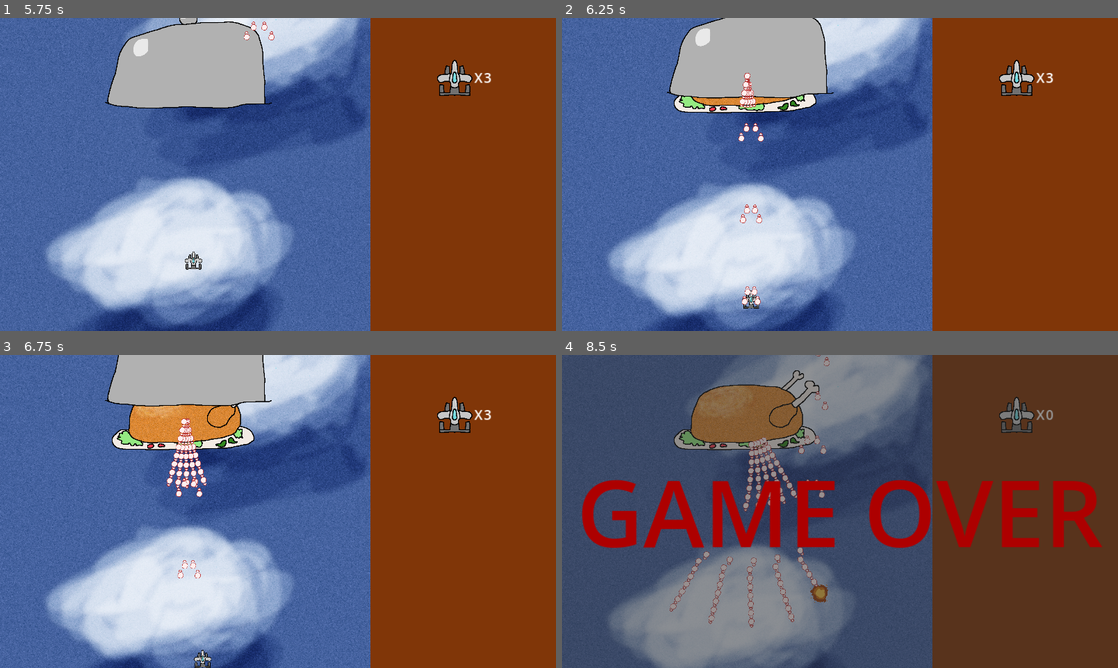
Above: before the commit, frames 1-4 (two rows, left to right).
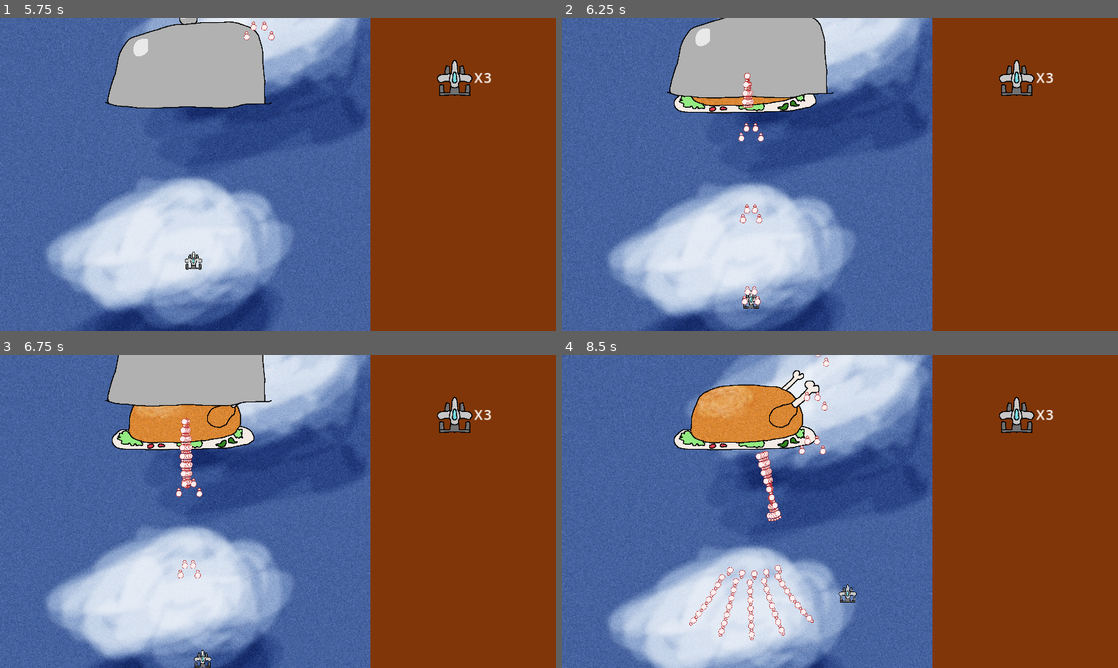
Above: after the commit, the same moments.

Repository: ConradBelaire/Shmup
Game: Godot game, scene res://Scenes/MainMenu.tscn
Two runs of this game, one before a commit and one after it. Both use one fixed random seed, a clock stepped at 60 frames per second and the inputs below.
Inputs:
- Up to frame 1 (5.75 s): click "Start" at 0.5 s; hold D (right) 1.28-2.03 s; hold J (fire) 1.28-2.03 s; hold S (down) 2.03-2.78 s; tap Shift (slow) at 2.1, 3.6, 5.1 s; hold D (right) 2.78-3.53 s; hold J (fire) 2.78-3.53 s; hold W (up) 3.53-4.28 s; hold J (fire) 4.28-5.03 s; hold A (left) from 4.28 s (still down)
- Up to frame 2 (6.25 s): release A (left) at 5.78 s; hold S (down) from 5.78 s (still down); hold J (fire) from 5.78 s (still down)
- Up to frame 3 (6.75 s): release S (down) at 6.53 s; release J (fire) at 6.53 s; hold D (right) from 6.53 s (still down); tap Shift (slow) at 6.6 s
- Up to frame 4 (8.5 s): release D (right) at 7.28 s; hold W (up) 7.28-8.03 s; hold J (fire) 7.28-8.03 s; hold D (right) from 8.03 s (still down); tap Shift (slow) at 8.1 s

Frame 1 is identical in both runs. In frame 2, 0.1% of the frame differs, in the area x 31-35%, y 20-29%; in frame 3, 0.6%; in frame 4, 99%, in the area x 0-100%, y 0-100%.

Commit message:
Invulnerability after player death

Diff:
--- a/Scenes/Player.tscn
+++ b/Scenes/Player.tscn
@@ -1,9 +1,10 @@
-[gd_scene load_steps=7 format=3 uid="uid://dkn07ulx62gun"]
+[gd_scene load_steps=8 format=3 uid="uid://dkn07ulx62gun"]
 
 [ext_resource type="Script" path="res://Scripts/Player.gd" id="1_wb7v0"]
 [ext_resource type="PackedScene" uid="uid://tk7ndt3suu4m" path="res://Scenes/Bullet.tscn" id="2_jewrf"]
 [ext_resource type="Texture2D" uid="uid://b2orberuh3g17" path="res://Sprites/ship2.png" id="2_tnt73"]
 [ext_resource type="Texture2D" uid="uid://buh5d06xd8ajo" path="res://Sprites/explosion.png" id="3_a3cdm"]
+[ext_resource type="Texture2D" uid="uid://crl50dk3vvffu" path="res://Sprites/ship_missing.png" id="5_ugi2h"]
 
 [sub_resource type="SpriteFrames" id="SpriteFrames_j3ppw"]
 animations = [{
@@ -14,6 +15,17 @@
 "loop": true,
 "name": &"Explode",
 "speed": 5.0
+}, {
+"frames": [{
+"duration": 1.0,
+"texture": ExtResource("2_tnt73")
+}, {
+"duration": 1.0,
+"texture": ExtResource("5_ugi2h")
+}],
+"loop": true,
+"name": &"Invuln",
+"speed": 60.0
 }, {
 "frames": [{
 "duration": 1.0,
@@ -33,6 +45,8 @@
 
 [node name="Sprite" type="AnimatedSprite2D" parent="."]
 sprite_frames = SubResource("SpriteFrames_j3ppw")
+animation = &"Invuln"
+frame_progress = 0.9402
 
 [node name="CollisionShape2D" type="CollisionShape2D" parent="."]
 shape = SubResource("CapsuleShape2D_y32mq")
--- a/Scripts/Player.gd
+++ b/Scripts/Player.gd
@@ -15,6 +15,8 @@
 
 var dead = false
 var death_timer = 0
+var invuln_timer = 0.0
+var invuln = false
 
 func _shoot():
 	if (shot_timer > 0):
@@ -27,13 +29,14 @@
 
 
 func _hit():
-	print ("Kaboom!")
-	$Sprite.play("Explode")
-	#self.remove_from_group("Enemy")
-	death_timer = 1.0
-	dead = true
-	Global.lives -= 1
-	emit_signal("update_life")
+	if (!dead && !invuln):
+		print ("Kaboom!")
+		$Sprite.play("Explode")
+		#self.remove_from_group("Enemy")
+		death_timer = 1.0
+		dead = true
+		Global.lives -= 1
+		emit_signal("update_life")
 
 # Called when the node enters the scene tree for the first time.
 func _ready():
@@ -52,13 +55,21 @@
 			if (Global.lives > 0):
 				position = owner.find_child("PlayerSpawn").position
 				dead = false
-				death_timer = 1.0
-				$Sprite.play("default")
+				$Sprite.play("Invuln")
+				invuln_timer = 1.5
+				invuln = true
 			else:
 				print("Game over!")
 		else:
 			death_timer -= delta
 		return
+
+	if (invuln && invuln_timer <= 0):
+		invuln = false
+		$Sprite.play("default")
+	elif (invuln_timer > 0):
+		invuln_timer -= delta
+
 	shot_timer -= delta
 	if Input.is_action_pressed("fire"):
 		_shoot()
--- a/Scripts/TurkeyPattern1.gd
+++ b/Scripts/TurkeyPattern1.gd
@@ -24,7 +24,7 @@
 					var angle_vec = player.position - position
 					var angle = -rad_to_deg(angle_vec.angle())
 					for i in 5:
-						_shoot(300, angle + 10 - 5*i , position, 10 - 5*i)
+						_shoot(300, angle + 10 - 5*i , position, -20 + 10*i)
 
 				else:
 					shottimer -= delta
Binary file added: Sprites/ship_missing.png
Not shown, added: Sprites/ship_missing.png.import
